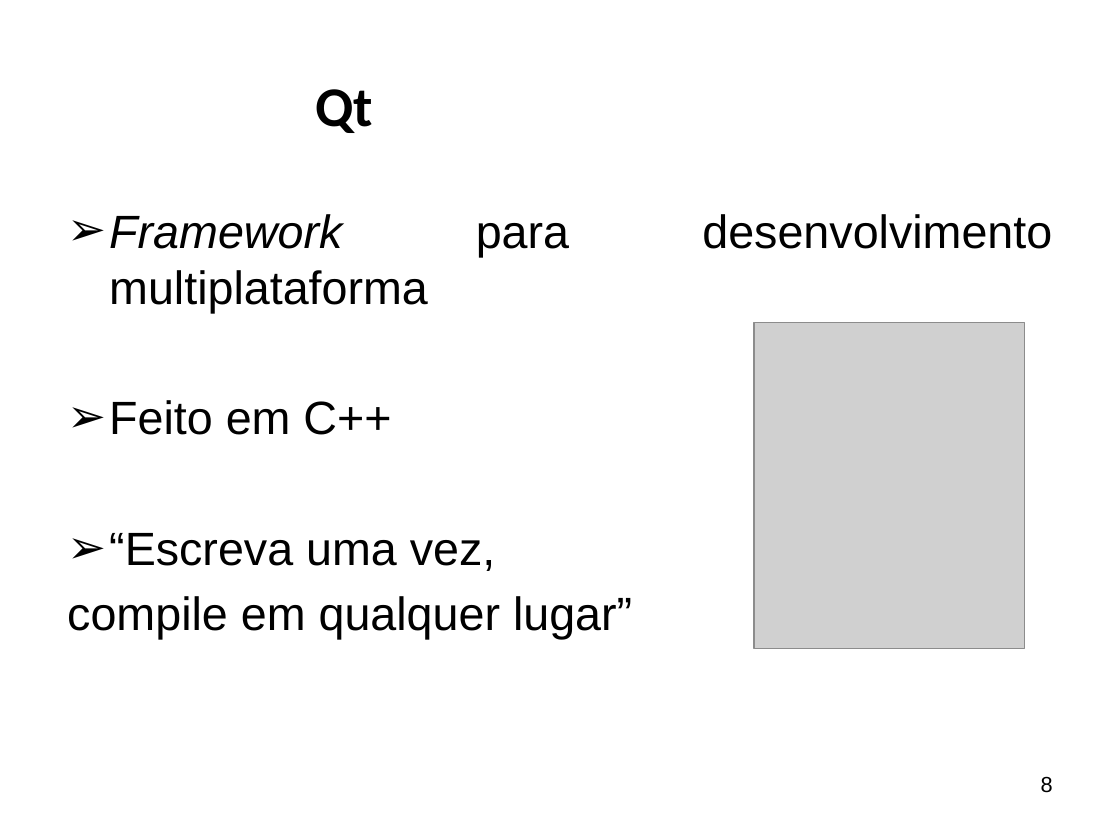
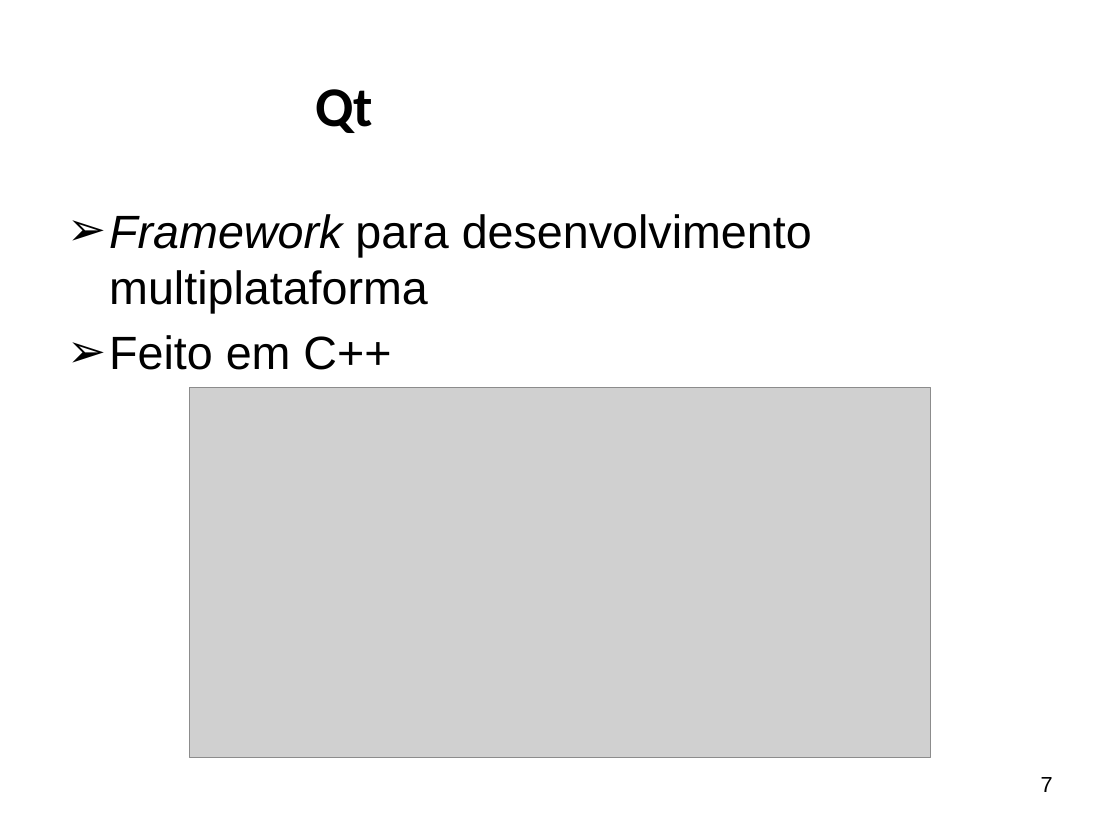
Before and after one commit to ricardopetrere/TCC_FTT, a slide deck: slide 7 of documentos/Apresentação Banca.pptx (slide 8 before the commit). Drawn at 1120x840 pixels with LibreOffice and Linux fonts; fonts in the diff are those of the drawing; grey boxes stand for pictures; background and template pictures are left out. Boxes give left, top, right and bottom in pixels: in the first picture for what was removed or moved away, otherwise in the second. Text is boxed around its words. In the diff, an @@ line names an element or a change of style, - is before the commit and + after.

```diff
--- a/documentos/Apresentação Banca.pptx
+++ b/documentos/Apresentação Banca.pptx
@@ text "Framework para desenvolvimento multiplataforma" at bbox=[109, 214, 812, 370]: alignment justified to left @@
@@ picture removed at bbox=[754, 323, 1024, 648] @@
@@ picture added at bbox=[189, 388, 931, 758] @@
@@ text at bbox=[67, 533, 632, 640]: paragraphs removed @@
-➢ “Escreva uma vez,
-compile em qualquer lugar”
@@ page number at bbox=[1041, 777, 1053, 792]: text changed @@
-8
+7
```
Also in this commit, not shown: 6 other slides changed, 9 slides added, 3 slides removed.
